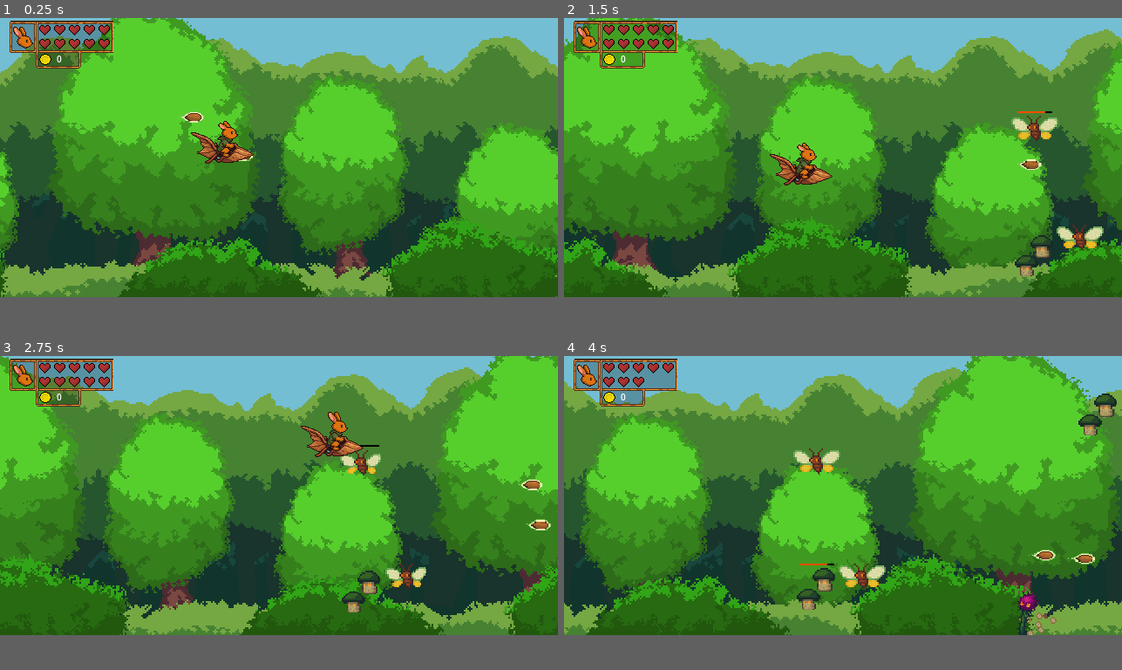
Above: before the commit, frames 1-4 (two rows, left to right).
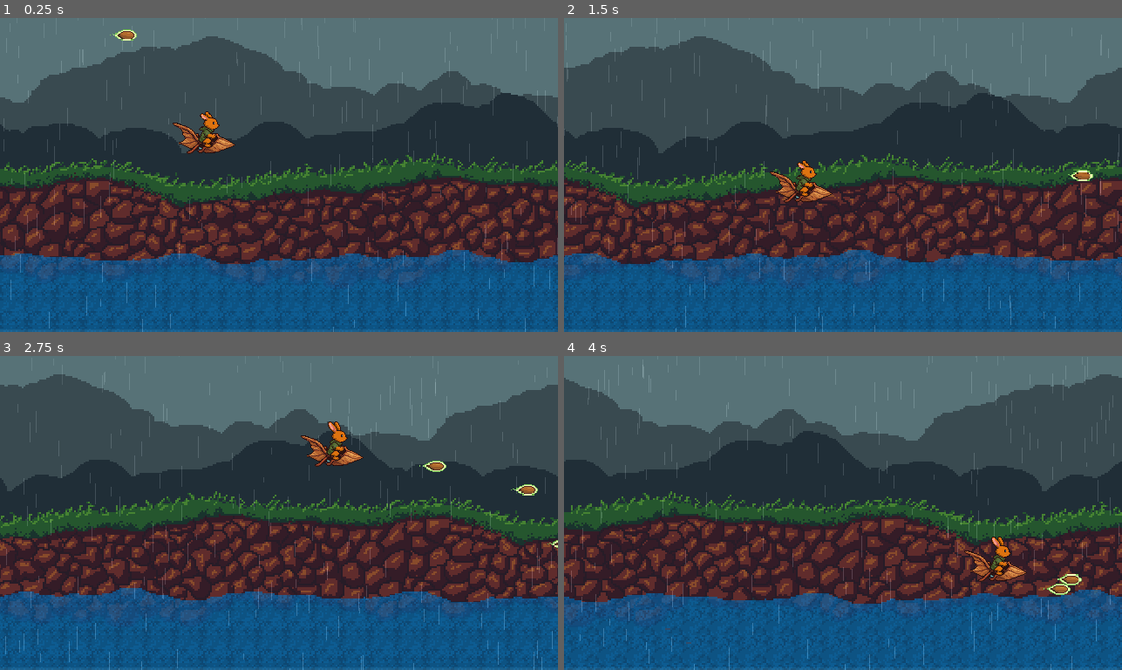
Above: after the commit, the same moments.

Repository: xrysen/skyburrower
Game: Godot game, scene res://Levels/Level 2/lvl2.tscn
Same seed, same stepped clock (60 frames per second), same inputs: the game is played once before the commit and once after it. Before the commit the project starts from res://test.tscn.
Inputs (mouse positions are in pixels of both pictures, inside the frame that each line leads up to):
- Up to frame 1 (0.25 s): no input
- Up to frame 2 (1.5 s): move the mouse to (965, 143) at 0.52 s; move the mouse to (731, 171) at 1.27 s
- Up to frame 3 (2.75 s): move the mouse to (334, 434) at 2.02 s
- Up to frame 4 (4 s): move the mouse to (815, 550) at 2.77 s; move the mouse to (1010, 538) at 3.52 s
The window is 640x320 before the commit and 640x360 after it. Grey fills any space a smaller window leaves; there, only what the larger window draws over its background counts as a difference.

The runs differ from the first frame. In frame 1, 87% of the frame differs, in the area x 0-100%, y 0-100%; in frame 2, 87%; in frame 3, 87%; in frame 4, 87%.

Commit message:
Level 2, lightning affect and animated river

Diff:
--- a/Enemies/WaveSpawner.gd
+++ b/Enemies/WaveSpawner.gd
@@ -8,11 +8,13 @@
 @export var time_between_waves: float = 3.0
 @export var enemy_speed: float = 100.0
 @export var max_waves: int = 5
+@export var spawn_time_start: float = 0.0
 
 var current_wave = 0
 var enemies_spawned = 0
 
 func _ready():
+	await get_tree().create_timer(spawn_time_start).timeout
 	start_wave()
 
 func start_wave():
--- a/Global/Global.gd
+++ b/Global/Global.gd
@@ -1,7 +1,7 @@
 extends Node
 
 var coin_count: int = 0
-var fire_rate: float = 0.2
+var fire_rate: float = 0.3
 var strength: int = 1
 var max_health: int = 10
 var current_health: int = 10
--- /dev/null
+++ b/Levels/Level 2/lightning.gd
@@ -0,0 +1,32 @@
+extends Parallax2D
+
+@onready var cloud_sprite := $Sprite2D
+
+func _ready():
+	spawn_lightning_loop()
+
+func spawn_lightning_loop() -> void:
+	while true:
+		await get_tree().create_timer(randf_range(4.0, 12.0)).timeout
+
+		flash_lightning()
+
+func flash_lightning():
+	var flash_count = randi_range(2, 3)  # 2 or 3 flashes randomly
+
+	for i in flash_count:
+		# Brighten instantly
+		cloud_sprite.modulate = Color(1.6, 1.6, 1.6, 1.0)
+
+		# Fade back quickly (0.1s)
+		var tween = get_tree().create_tween()
+		tween.tween_property(
+			cloud_sprite,
+			"modulate",
+			Color(1, 1, 1, 1),
+			0.1
+		).set_trans(Tween.TRANS_SINE).set_ease(Tween.EASE_OUT)
+
+		# Wait a short random interval before next flash
+		var wait_time = randf_range(0.05, 0.25)
+		await get_tree().create_timer(wait_time).timeout
--- /dev/null
+++ b/Levels/Level 2/lvl2.tscn
@@ -0,0 +1,86 @@
+[gd_scene load_steps=14 format=3 uid="uid://baq21irju2ias"]
+
+[ext_resource type="Texture2D" uid="uid://dr2xgbn643lle" path="res://Levels/Level 2/sky1.png" id="1_ky35d"]
+[ext_resource type="Script" uid="uid://mjlr0u3k7ugj" path="res://Levels/Level 2/lightning.gd" id="1_r16hl"]
+[ext_resource type="Texture2D" uid="uid://bqutbjsfbx67j" path="res://Levels/Level 2/sky2.png" id="2_vhufb"]
+[ext_resource type="Texture2D" uid="uid://dlcprnwdwg1hf" path="res://Levels/Level 2/rocks2.png" id="3_dgl6y"]
+[ext_resource type="PackedScene" uid="uid://gq0sfv5pwpai" path="res://Meadow/meadow.tscn" id="4_r16hl"]
+[ext_resource type="Script" uid="uid://1mfsxs6jl70f" path="res://Meadow/meadow.gd" id="5_stwvu"]
+[ext_resource type="PackedScene" uid="uid://bosdoytjikblh" path="res://Bullets/Seedshot/seedShot.tscn" id="6_42spg"]
+[ext_resource type="Texture2D" uid="uid://0lf614gwewa4" path="res://Levels/Level 2/river1.png" id="7_chyv4"]
+[ext_resource type="PackedScene" uid="uid://bcttpuu2i04km" path="res://rain.tscn" id="7_ky35d"]
+[ext_resource type="Texture2D" uid="uid://dkdnpm4gm266t" path="res://Levels/Level 2/river2.png" id="8_r16hl"]
+
+[sub_resource type="AtlasTexture" id="AtlasTexture_stwvu"]
+atlas = ExtResource("7_chyv4")
+region = Rect2(0, 0, 640, 360)
+
+[sub_resource type="AtlasTexture" id="AtlasTexture_42spg"]
+atlas = ExtResource("8_r16hl")
+region = Rect2(0, 0, 640, 360)
+
+[sub_resource type="SpriteFrames" id="SpriteFrames_tqgb3"]
+animations = [{
+"frames": [{
+"duration": 1.0,
+"texture": SubResource("AtlasTexture_stwvu")
+}, {
+"duration": 1.0,
+"texture": SubResource("AtlasTexture_42spg")
+}],
+"loop": true,
+"name": &"default",
+"speed": 3.0
+}]
+
+[node name="Lvl2" type="Node2D"]
+
+[node name="Parallax2D" type="Parallax2D" parent="."]
+scroll_offset = Vector2(-640, -27)
+repeat_size = Vector2(640, 0)
+autoscroll = Vector2(-70, 0)
+repeat_times = 100
+script = ExtResource("1_r16hl")
+
+[node name="Sprite2D" type="Sprite2D" parent="Parallax2D"]
+position = Vector2(310, 206)
+texture = ExtResource("1_ky35d")
+
+[node name="Parallax2D2" type="Parallax2D" parent="."]
+scroll_offset = Vector2(-640, 23)
+repeat_size = Vector2(640, 0)
+autoscroll = Vector2(-80, 0)
+repeat_times = 20
+
+[node name="Sprite2D" type="Sprite2D" parent="Parallax2D2"]
+position = Vector2(0, 161)
+scale = Vector2(1, 0.962)
+texture = ExtResource("2_vhufb")
+
+[node name="Parallax2D3" type="Parallax2D" parent="."]
+scroll_offset = Vector2(-640, 179)
+repeat_size = Vector2(640, 0)
+autoscroll = Vector2(-100, 0)
+repeat_times = 15
+
+[node name="Sprite2D" type="Sprite2D" parent="Parallax2D3"]
+texture = ExtResource("3_dgl6y")
+
+[node name="Meadow" parent="." instance=ExtResource("4_r16hl")]
+position = Vector2(0, 1)
+script = ExtResource("5_stwvu")
+bullet_scene = ExtResource("6_42spg")
+
+[node name="Parallax2D4" type="Parallax2D" parent="."]
+scroll_offset = Vector2(-640, 180)
+repeat_size = Vector2(640, 0)
+autoscroll = Vector2(-150, 0)
+repeat_times = 15
+
+[node name="AnimatedSprite2D" type="AnimatedSprite2D" parent="Parallax2D4"]
+sprite_frames = SubResource("SpriteFrames_tqgb3")
+autoplay = "default"
+frame_progress = 0.811377
+
+[node name="GPUParticles2D" parent="." instance=ExtResource("7_ky35d")]
+position = Vector2(345, 101)
--- a/project.godot
+++ b/project.godot
@@ -11,7 +11,7 @@
 [application]
 
 config/name="Skyburrower"
-run/main_scene="uid://bkft4pc1ton25"
+run/main_scene="uid://baq21irju2ias"
 config/features=PackedStringArray("4.4", "Forward Plus")
 config/icon="res://icon.svg"
 
@@ -22,7 +22,7 @@
 [display]
 
 window/size/viewport_width=640
-window/size/viewport_height=320
+window/size/viewport_height=360
 window/stretch/mode="canvas_items"
 
 [global_group]
--- /dev/null
+++ b/rain.tscn
@@ -0,0 +1,54 @@
+[gd_scene load_steps=11 format=3 uid="uid://bcttpuu2i04km"]
+
+[sub_resource type="CanvasItemMaterial" id="CanvasItemMaterial_uty7l"]
+blend_mode = 1
+
+[sub_resource type="Curve" id="Curve_45l4g"]
+_limits = [0.0, 0.3, 0.0, 1.0]
+_data = [Vector2(0, 0), 0.0, 0.0, 0, 0, Vector2(0.213235, 0.185393), 0.0, 0.0, 0, 0, Vector2(0.279412, 0.286517), 0.0, 0.0, 0, 0, Vector2(0.5, 0.3), 0.0, 0.0, 0, 0, Vector2(0.801471, 0.219101), 0.0, 0.0, 0, 0, Vector2(0.963235, 0), 0.0, 0.0, 0, 0]
+point_count = 6
+
+[sub_resource type="CurveTexture" id="CurveTexture_4uo0j"]
+curve = SubResource("Curve_45l4g")
+
+[sub_resource type="Gradient" id="Gradient_vxl6d"]
+colors = PackedColorArray(1, 1, 1, 0.0784314, 1, 1, 1, 1)
+
+[sub_resource type="GradientTexture1D" id="GradientTexture1D_eski5"]
+gradient = SubResource("Gradient_vxl6d")
+
+[sub_resource type="Curve" id="Curve_pdf00"]
+_data = [Vector2(0, 1), 0.0, 0.0, 0, 0, Vector2(1, 1), 0.0, 0.0, 0, 0]
+point_count = 2
+
+[sub_resource type="Curve" id="Curve_a6gra"]
+_limits = [0.0, 30.0, 0.0, 1.0]
+_data = [Vector2(0, 1), 0.0, 0.0, 0, 0, Vector2(0.279412, 25.2809), 0.0, 0.0, 0, 0, Vector2(0.941176, 30), 0.0, 0.0, 0, 0]
+point_count = 3
+
+[sub_resource type="Curve" id="Curve_dwqlq"]
+_data = [Vector2(0, 1), 0.0, 0.0, 0, 0, Vector2(1, 1), 0.0, 0.0, 0, 0]
+point_count = 2
+
+[sub_resource type="CurveXYZTexture" id="CurveXYZTexture_15c7i"]
+curve_x = SubResource("Curve_pdf00")
+curve_y = SubResource("Curve_a6gra")
+curve_z = SubResource("Curve_dwqlq")
+
+[sub_resource type="ParticleProcessMaterial" id="ParticleProcessMaterial_xpeyw"]
+particle_flag_disable_z = true
+emission_shape_offset = Vector3(0, -200, 0)
+emission_shape = 3
+emission_box_extents = Vector3(350, 1, 1)
+gravity = Vector3(0, 3000, 0)
+scale_min = 0.2
+scale_curve = SubResource("CurveXYZTexture_15c7i")
+color_ramp = SubResource("GradientTexture1D_eski5")
+alpha_curve = SubResource("CurveTexture_4uo0j")
+
+[node name="GPUParticles2D" type="GPUParticles2D"]
+material = SubResource("CanvasItemMaterial_uty7l")
+amount = 1000
+preprocess = 0.5
+visibility_rect = Rect2(-100, -100, 700, 400)
+process_material = SubResource("ParticleProcessMaterial_xpeyw")
--- a/test.tscn
+++ b/test.tscn
@@ -25,17 +25,17 @@
 player_path = NodePath("../Meadow")
 
 [node name="Parallax2D" type="Parallax2D" parent="."]
-scroll_offset = Vector2(2, -45)
-repeat_size = Vector2(512, 0)
+scroll_offset = Vector2(-512, -27)
+repeat_size = Vector2(640, 0)
 autoscroll = Vector2(-70, 0)
-repeat_times = 50
+repeat_times = 100
 
 [node name="Sprite2D" type="Sprite2D" parent="Parallax2D"]
 position = Vector2(310, 206)
 texture = ExtResource("4_uty7l")
 
 [node name="Parallax2D2" type="Parallax2D" parent="."]
-scroll_offset = Vector2(2, 5)
+scroll_offset = Vector2(-640, 23)
 repeat_size = Vector2(640, 0)
 autoscroll = Vector2(-80, 0)
 repeat_times = 20
@@ -46,7 +46,7 @@
 texture = ExtResource("5_45l4g")
 
 [node name="Parallax2D3" type="Parallax2D" parent="."]
-scroll_offset = Vector2(-255, 161)
+scroll_offset = Vector2(-257, 179)
 repeat_size = Vector2(512, 0)
 autoscroll = Vector2(-100, 0)
 repeat_times = 15
@@ -60,7 +60,7 @@
 bullet_scene = ExtResource("6_vbegm")
 
 [node name="Parallax2D4" type="Parallax2D" parent="."]
-scroll_offset = Vector2(-255, 151)
+scroll_offset = Vector2(-259, 180)
 repeat_size = Vector2(640, 0)
 autoscroll = Vector2(-200, 0)
 repeat_times = 15
@@ -71,8 +71,9 @@
 [node name="Flutternat Spawner" parent="." instance=ExtResource("10_00tp4")]
 enemy_scene = ExtResource("8_ehkex")
 coin_scene = ExtResource("12_mhym6")
-enemies_per_wave = 2
-max_waves = 4
+enemies_per_wave = 3
+max_waves = 8
+spawn_time_start = 2.0
 
 [node name="Sporespinner Spawn" parent="." instance=ExtResource("10_00tp4")]
 position = Vector2(-257, 156)
@@ -82,26 +83,30 @@
 enemies_per_wave = 1
 time_between_spawns = 0.2
 max_waves = 6
+spawn_time_start = 15.0
 
 [node name="ThistleTurret" parent="." instance=ExtResource("14_b0q6j")]
-position = Vector2(362, 295)
-spawn_delay = 10.0
+position = Vector2(374, 337)
+spawn_delay = 15.0
 player_path = NodePath("../Meadow")
 coin_scene = ExtResource("16_a3se8")
 
 [node name="ThistleTurret2" parent="." instance=ExtResource("14_b0q6j")]
-position = Vector2(526, 295)
+position = Vector2(536, 336)
+spawn_delay = 18.0
 player_path = NodePath("../Meadow")
 coin_scene = ExtResource("16_a3se8")
 
 [node name="ThistleTurret3" parent="." instance=ExtResource("14_b0q6j")]
-position = Vector2(276, 298)
-spawn_delay = 15.0
+position = Vector2(277, 337)
+spawn_delay = 25.0
 player_path = NodePath("../Meadow")
 coin_scene = ExtResource("16_a3se8")
 
 [node name="Sapshell Spawner" parent="." instance=ExtResource("10_00tp4")]
 enemy_scene = ExtResource("17_uty7l")
 coin_scene = ExtResource("16_a3se8")
-enemies_per_wave = 0
-max_waves = 0
+enemies_per_wave = 2
+enemy_speed = 50.0
+max_waves = 2
+spawn_time_start = 20.0
Binary file added: Levels/Level 2/level2.aseprite
Not shown, added: Levels/Level 2/lightning.gd.uid
Binary file added: Levels/Level 2/river1.png
Not shown, added: Levels/Level 2/river1.png.import
Binary file added: Levels/Level 2/river2.png
Not shown, added: Levels/Level 2/river2.png.import
Binary file added: Levels/Level 2/rocks2.png
Not shown, added: Levels/Level 2/rocks2.png.import
Binary file added: Levels/Level 2/sky1.png
Not shown, added: Levels/Level 2/sky1.png.import
Binary file added: Levels/Level 2/sky2.png
Not shown, added: Levels/Level 2/sky2.png.import
